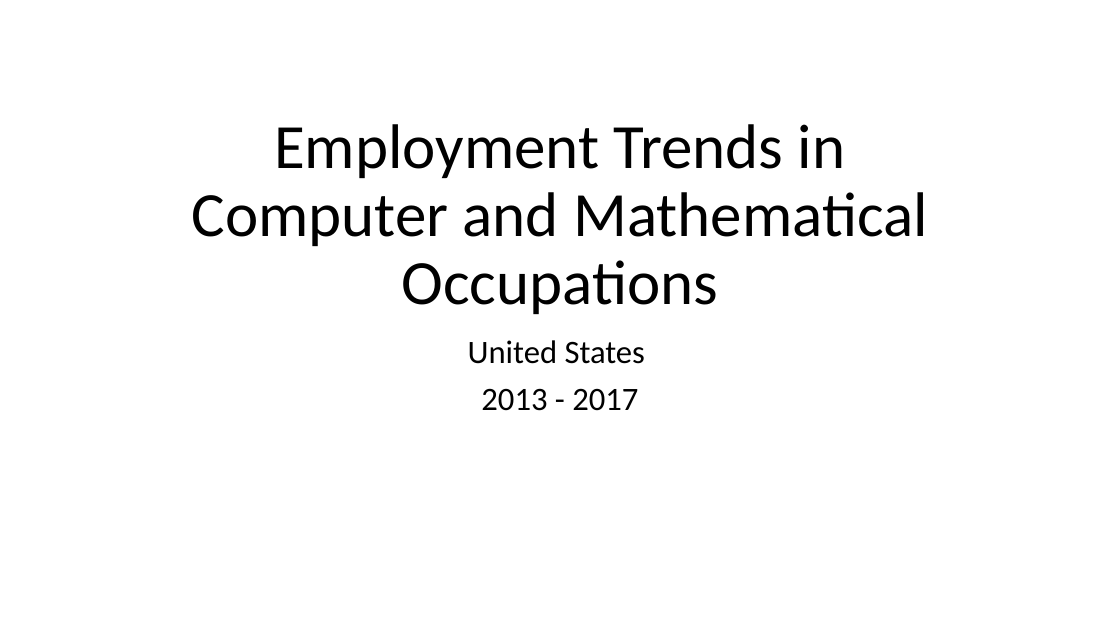
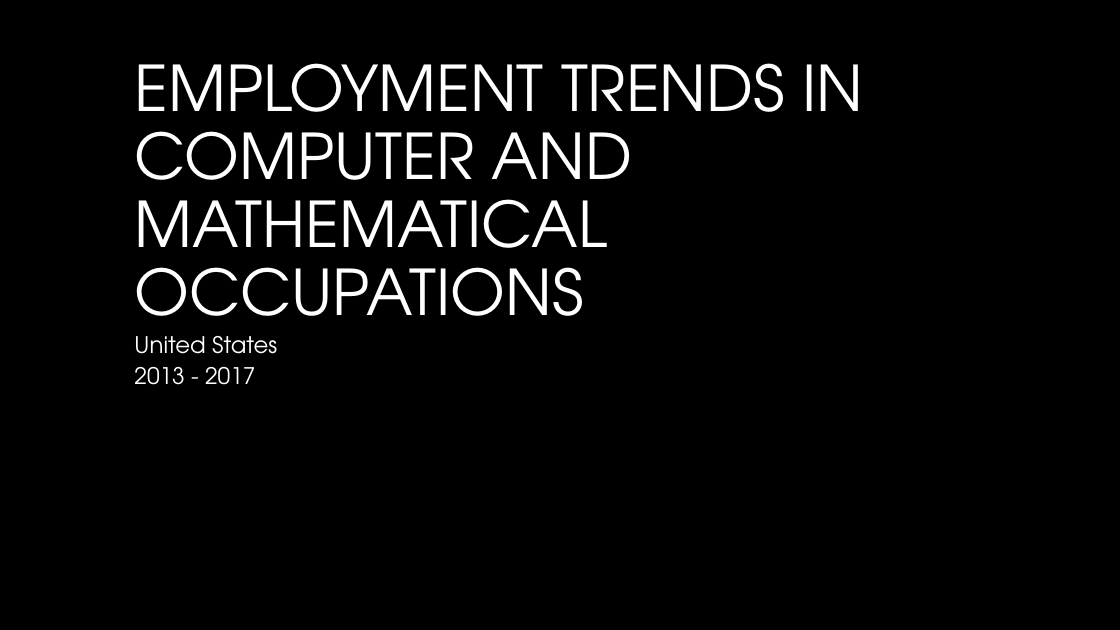
Before and after one commit to WCW789/Project1, a slide deck: slide 1 of Group_5_Presentation.pptx. Drawn at 1120x630 pixels with LibreOffice and Linux fonts; fonts in the diff are those of the drawing; background and template pictures are left out. Boxes give left, top, right and bottom in pixels: in the first picture for what was removed or moved away, otherwise in the second. Text is boxed around its words. In the diff, an @@ line names an element or a change of style, - is before the commit and + after.

```diff
--- a/Group_5_Presentation.pptx
+++ b/Group_5_Presentation.pptx
@@ background #FFFFFF to #000000 @@
@@ title at box(134, 63, 863, 344): text changed; font Calibri to TeX Gyre Adventor; text colour #000000 to #FFFFFF @@
-Employment Trends in Computer and Mathematical Occupations
+EMPLOYMENT TRENDS IN COMPUTER AND MATHEMATICAL OCCUPATIONS
@@ subtitle "United States": place and size @@
-subtitle "United States" at box(468, 340, 645, 411)
+subtitle "United States" at box(134, 336, 277, 385)
@@ subtitle "United States" at box(134, 336, 277, 385): size 28 to 19.6 pt, font Calibri to TeX Gyre Adventor, text colour #000000 to #FFFFFF; alignment centre to left; line spacing 0.9 to 0.7 @@
```
Also in this commit, not shown: 11 other slides changed, 2 slides added, 2 slides removed.
